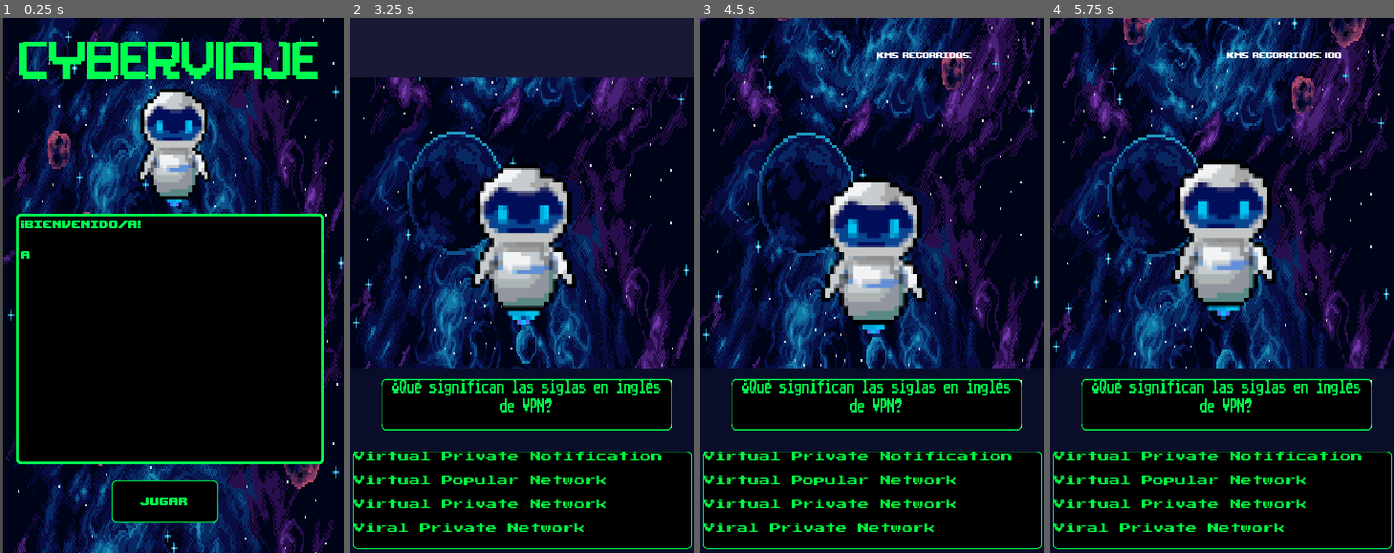
Above: before the commit, frames 1-4 (left to right).
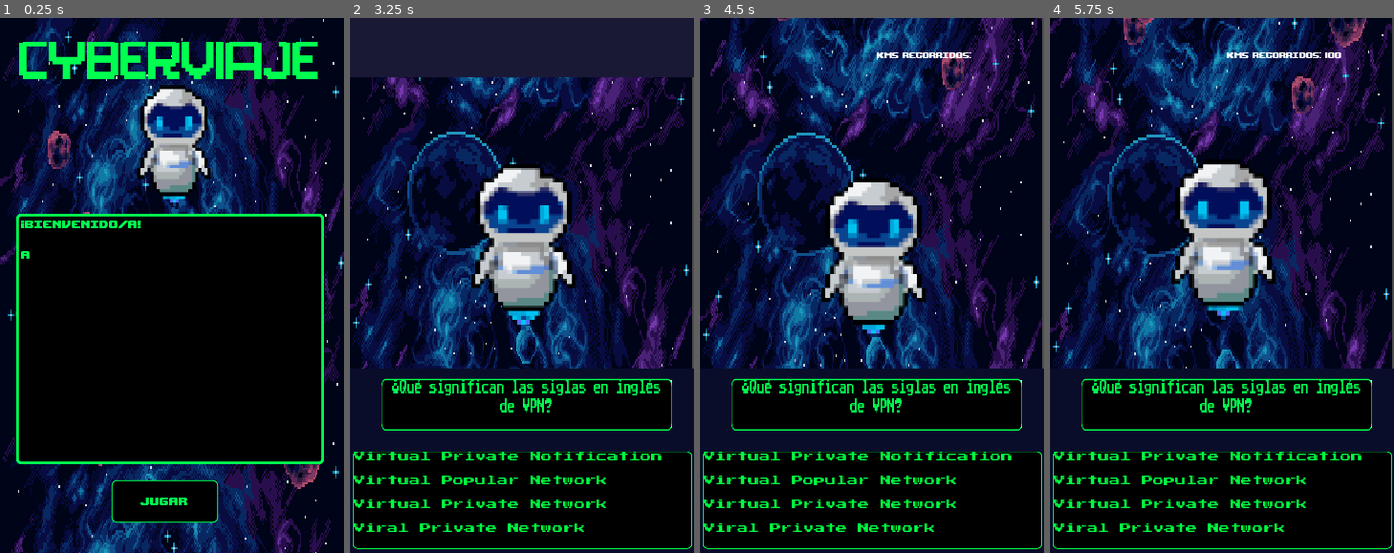
Above: after the commit, the same moments.

Repository: nicolasRuarte/masterclass-plan-b
Game: Godot game, scene res://Escenas/Inicio.tscn
Two runs of this game, one before a commit and one after it. Both use one fixed random seed, a clock stepped at 60 frames per second and the inputs below.
Inputs:
- Up to frame 1 (0.25 s): no input
- Up to frame 2 (3.25 s): click "Jugar" at 0.5 s; click "Jugar" at 1.25 s; click "Jugar" at 2 s; tap Enter at 2.75 s; tap 1 (1) at 2.85 s; tap 2 (2) at 3.05 s
- Up to frame 3 (4.5 s): tap 2 (2) at 3.6 s; tap 3 (3) at 3.8, 4.35 s
- Up to frame 4 (5.75 s): tap 4 (4) at 4.55, 5.1 s; tap 5 (5) at 5.3 s

The runs differ from the first frame. In frame 1, 18% of the frame differs, in the area x 0-100%, y 0-100%; in frame 2, 14%; in frame 3, 19%; in frame 4, 19%, in the area x 0-100%, y 0-66%.

Commit message:
Agregando snapshot

Diff:
--- a/Escenas/Inicio.tscn
+++ b/Escenas/Inicio.tscn
@@ -166,6 +166,7 @@
 color = Color( 0.435294, 0.870588, 0.760784, 1 )
 
 [node name="ParallaxEspacio" parent="." instance=ExtResource( 2 )]
+position = Vector2( -7, 0 )
 
 [node name="Título" type="RichTextLabel" parent="."]
 margin_left = 20.0
@@ -224,7 +225,7 @@
 position = Vector2( 180.75, 121.25 )
 scale = Vector2( 1.04062, 1.12812 )
 frames = SubResource( 29 )
-frame = 3
+frame = 2
 playing = true
 
 [connection signal="timeout" from="AnimacionTitulo" to="." method="_on_AnimacionTitulo_timeout"]
--- a/Escenas/ParallaxEspacio.tscn
+++ b/Escenas/ParallaxEspacio.tscn
@@ -16,7 +16,7 @@
 motion_mirroring = Vector2( 0, 398 )
 
 [node name="Sprite" type="Sprite" parent="ParallaxBackground/Fondo"]
-position = Vector2( 184.5, 198 )
+position = Vector2( 181.5, 198 )
 scale = Vector2( 1.33456, 2.4875 )
 texture = ExtResource( 1 )
 
Not shown, changed: Export/version-2/index.audio.worklet.js
Not shown, changed: Export/version-2/index.html
Not shown, changed: Export/version-2/index.js
Not shown, changed: Export/version-2/index.pck
Not shown, changed: Export/version-2/index.wasm
Not shown, changed: Export/version-2/juego.zip
